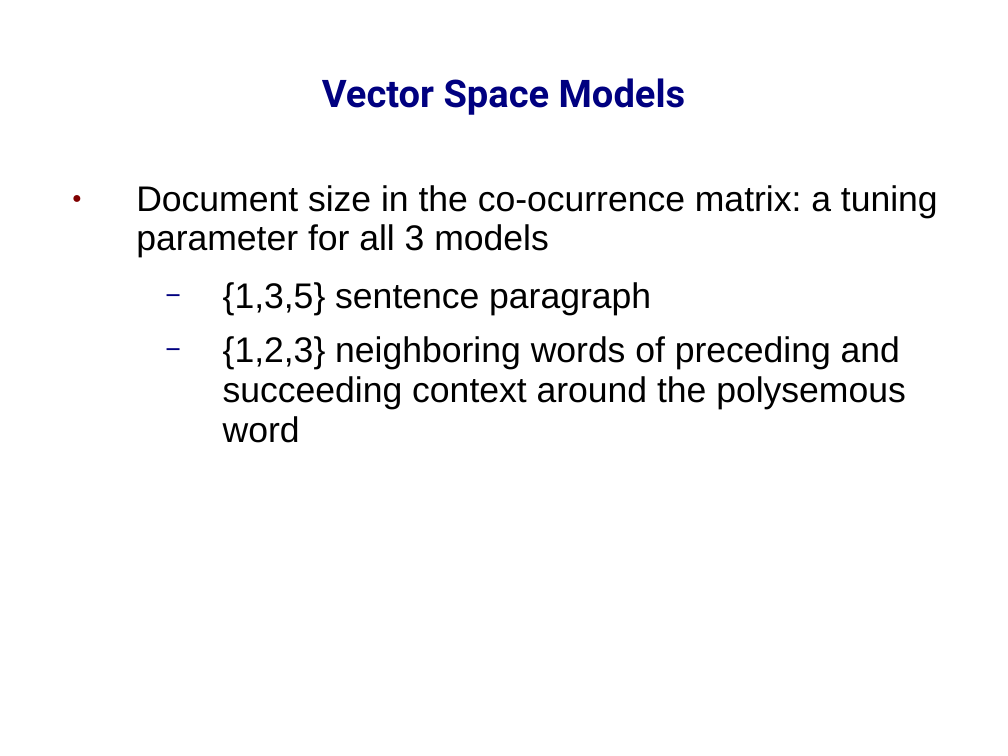
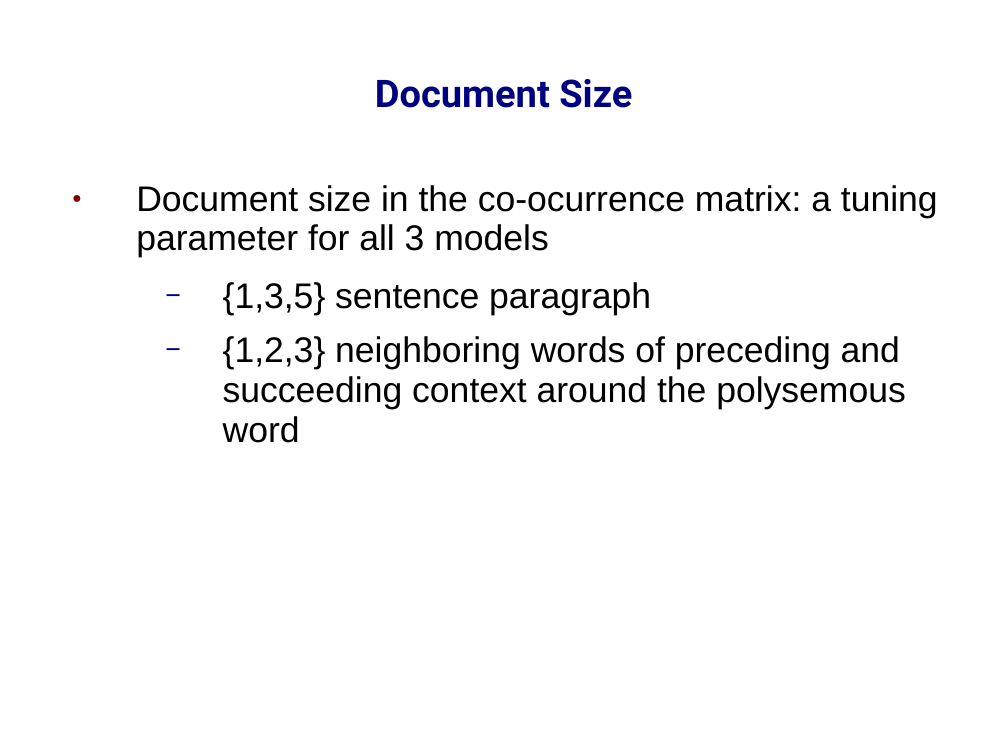
Before and after one commit to prodanovic/WSD-PDT, a slide deck: slide 14 of docs/thesis presentation.ppt. Drawn at 1008x756 pixels with LibreOffice and Linux fonts; fonts in the diff are those of the drawing; background and template pictures are left out. Boxes give left, top, right and bottom in pixels: in the first picture for what was removed or moved away, otherwise in the second. Text is boxed around its words. In the diff, an @@ line names an element or a change of style, - is before the commit and + after.

```diff
--- a/docs/thesis presentation.ppt
+++ b/docs/thesis presentation.ppt
@@ title at (375,79,632,108): text changed @@
-Vector Space Models
+Document Size
```
Also in this commit, not shown: 2 other slides changed.
